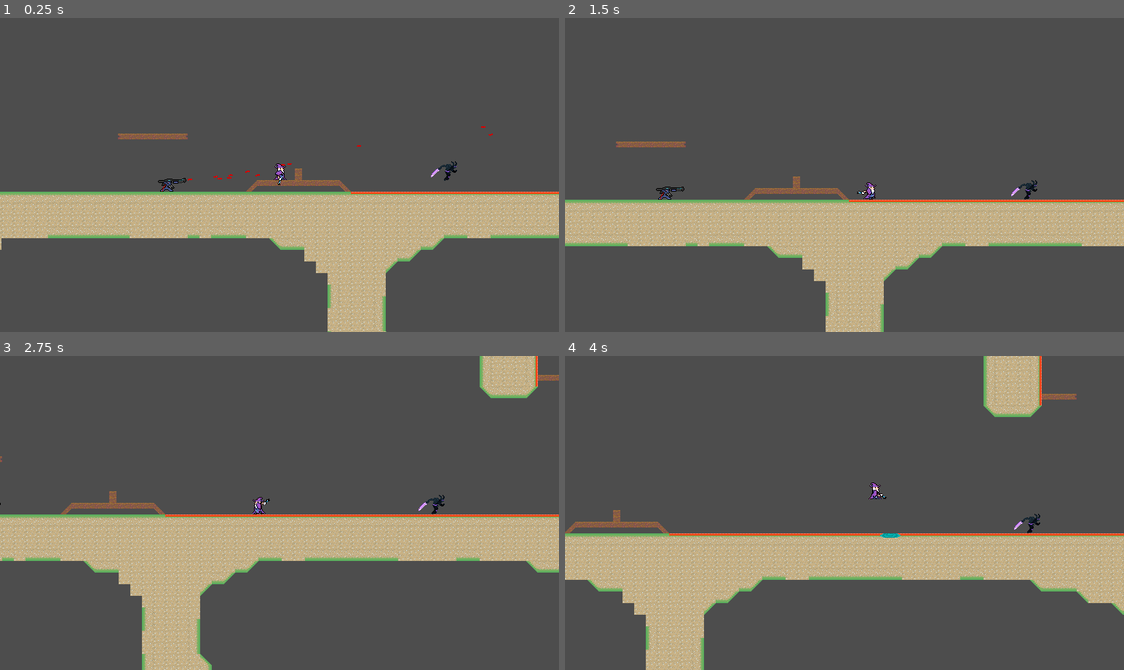
Above: before the commit, frames 1-4 (two rows, left to right).
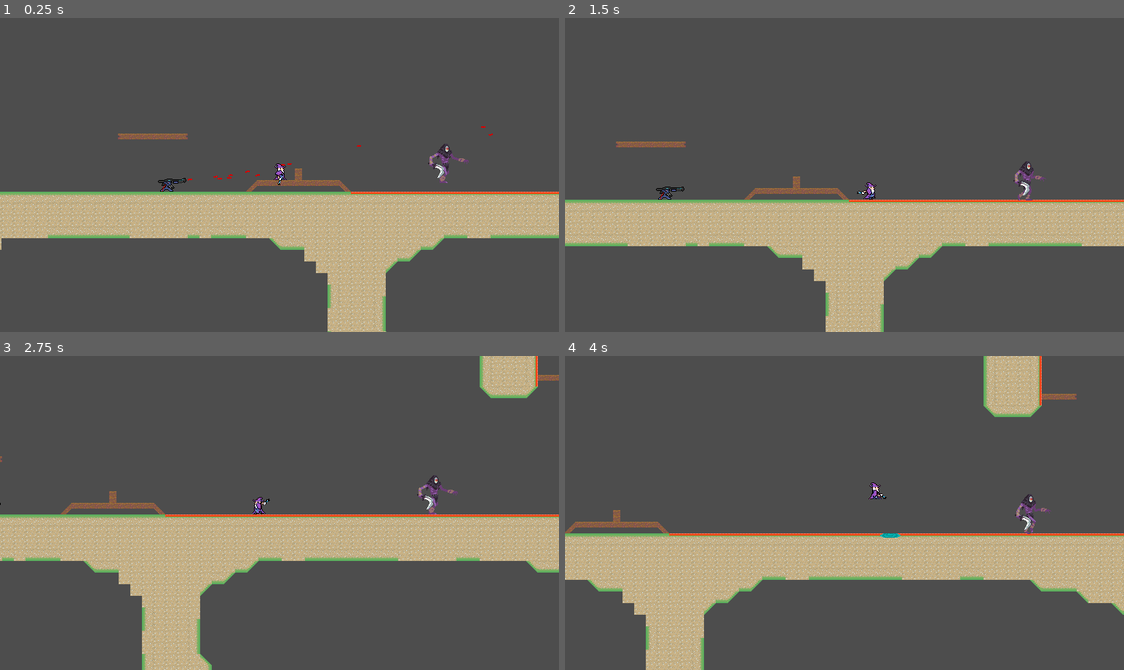
Above: after the commit, the same moments.

Repository: haruo-gabriel/portal2d
Game: Godot game, scene res://levels/test.tscn
Two runs of this game, one before a commit and one after it. Both use one fixed random seed, a clock stepped at 60 frames per second and the inputs below. This scene is started directly instead of the project's main scene.
Inputs (mouse positions are in pixels of both pictures, inside the frame that each line leads up to):
- Up to frame 1 (0.25 s): no input
- Up to frame 2 (1.5 s): move the mouse to (967, 159) at 0.52 s; hold Shift (crouch) 0.53-1.28 s; hold D (move_right) from 0.53 s (still down); tap Space (jump) at 0.77 s; move the mouse to (732, 190) at 1.27 s; click (732, 190) at 1.35 s
- Up to frame 3 (2.75 s): tap Space (jump) at 1.52 s; move the mouse to (335, 443) at 2.02 s; release D (move_right) at 2.03 s; hold A (move_left) from 2.03 s (still down); right-click (335, 443) at 2.1 s
- Up to frame 4 (4 s): move the mouse to (816, 575) at 2.77 s; release A (move_left) at 2.78 s; hold D (move_right) from 2.78 s (still down); tap Shift (crouch) at 2.85 s; tap Space (jump) at 3.02, 3.77 s; move the mouse to (1012, 560) at 3.52 s; click (1012, 560) at 3.6 s

The runs differ from the first frame. In frame 1, 0.3% of the frame differs, in the area x 76-84%, y 40-53%; in frame 2, 0.3%; in frame 3, 0.3%; in frame 4, 0.3%.

Commit message:
Changing enemy animation

Diff:
--- a/godot project/characters/moving_enemy/moving_enemy.tscn
+++ b/godot project/characters/moving_enemy/moving_enemy.tscn
@@ -1,7 +1,7 @@
 [gd_scene load_steps=14 format=3 uid="uid://byybmlwajwfcr"]
 
 [ext_resource type="Script" path="res://characters/moving_enemy/scripts/moving_enemy.gd" id="1_m57l0"]
-[ext_resource type="Texture2D" uid="uid://cgo8xf01k4asg" path="res://characters/moving_enemy/sprites/NightBorne/NightBorne.png" id="2_iuo6y"]
+[ext_resource type="Texture2D" uid="uid://d1h7apix672gt" path="res://characters/moving_enemy/sprites/Bringer-Of-Death/SpriteSheet/Bringer-of-Death-SpritSheet.png" id="2_d76ut"]
 [ext_resource type="Script" path="res://characters/moving_enemy/scripts/states/state_machine.gd" id="3_0kfwn"]
 [ext_resource type="Script" path="res://characters/moving_enemy/scripts/states/searching.gd" id="4_8dwqt"]
 [ext_resource type="Script" path="res://characters/moving_enemy/scripts/states/chasing.gd" id="5_l61f2"]
@@ -9,7 +9,6 @@
 
 [sub_resource type="Animation" id="Animation_8ja54"]
 resource_name = "attack"
-length = 1.2
 tracks/0/type = "value"
 tracks/0/imported = false
 tracks/0/enabled = true
@@ -17,15 +16,15 @@
 tracks/0/interp = 1
 tracks/0/loop_wrap = true
 tracks/0/keys = {
-"times": PackedFloat32Array(0, 0.1, 0.2, 0.3, 0.4, 0.5, 0.6, 0.7, 0.8, 0.9, 1, 1.1),
-"transitions": PackedFloat32Array(1, 1, 1, 1, 1, 1, 1, 1, 1, 1, 1, 1),
+"times": PackedFloat32Array(0, 0.1, 0.2, 0.3, 0.4, 0.5, 0.6, 0.7, 0.8),
+"transitions": PackedFloat32Array(1, 1, 1, 1, 1, 1, 1, 1, 1),
 "update": 1,
-"values": [46, 47, 48, 49, 50, 51, 52, 53, 54, 55, 56, 57]
+"values": [23, 22, 21, 20, 19, 18, 17, 16, 23]
 }
 
 [sub_resource type="Animation" id="Animation_e3tac"]
 resource_name = "chase"
-length = 0.3
+length = 0.43
 loop_mode = 1
 step = 0.05
 tracks/0/type = "value"
@@ -35,15 +34,15 @@
 tracks/0/interp = 1
 tracks/0/loop_wrap = true
 tracks/0/keys = {
-"times": PackedFloat32Array(0, 0.05, 0.1, 0.15, 0.2, 0.25),
-"transitions": PackedFloat32Array(1, 1, 1, 1, 1, 1),
+"times": PackedFloat32Array(0, 0.05, 0.1, 0.15, 0.2, 0.25, 0.3, 0.35),
+"transitions": PackedFloat32Array(1, 1, 1, 1, 1, 1, 1, 1),
 "update": 1,
-"values": [23, 24, 25, 26, 27, 28]
+"values": [15, 14, 13, 12, 11, 10, 9, 8]
 }
 
 [sub_resource type="Animation" id="Animation_w7gkq"]
 resource_name = "search"
-length = 0.6
+length = 0.8
 loop_mode = 1
 tracks/0/type = "value"
 tracks/0/imported = false
@@ -52,10 +51,10 @@
 tracks/0/interp = 1
 tracks/0/loop_wrap = true
 tracks/0/keys = {
-"times": PackedFloat32Array(0, 0.1, 0.2, 0.3, 0.4, 0.5),
-"transitions": PackedFloat32Array(1, 1, 1, 1, 1, 1),
+"times": PackedFloat32Array(0, 0.1, 0.2, 0.3, 0.4, 0.5, 0.6, 0.7),
+"transitions": PackedFloat32Array(1, 1, 1, 1, 1, 1, 1, 1),
 "update": 1,
-"values": [23, 24, 25, 26, 27, 28]
+"values": [15, 14, 13, 12, 11, 10, 9, 8]
 }
 
 [sub_resource type="Animation" id="Animation_p2syn"]
@@ -82,19 +81,20 @@
 }
 
 [sub_resource type="RectangleShape2D" id="RectangleShape2D_uch4w"]
-size = Vector2(20, 36)
+size = Vector2(17, 54)
 
-[sub_resource type="RectangleShape2D" id="RectangleShape2D_23l4l"]
-size = Vector2(27, 48)
+[sub_resource type="RectangleShape2D" id="RectangleShape2D_751if"]
+size = Vector2(78, 76)
 
 [node name="MovingEnemy" type="CharacterBody2D"]
 script = ExtResource("1_m57l0")
 
 [node name="Sprite2D" type="Sprite2D" parent="."]
-position = Vector2(2.08165e-12, -10)
-texture = ExtResource("2_iuo6y")
-hframes = 23
-vframes = 5
+position = Vector2(2.08165e-12, -26)
+texture = ExtResource("2_d76ut")
+offset = Vector2(37, 2.08165e-12)
+hframes = 8
+vframes = 8
 
 [node name="AnimationPlayer" type="AnimationPlayer" parent="."]
 libraries = {
@@ -102,26 +102,29 @@
 }
 
 [node name="CollisionShape2D" type="CollisionShape2D" parent="."]
-position = Vector2(0, -4)
+position = Vector2(-2, -11)
 shape = SubResource("RectangleShape2D_uch4w")
 
 [node name="AttackArea" type="Area2D" parent="."]
 monitoring = false
 
 [node name="CollisionShape2D" type="CollisionShape2D" parent="AttackArea"]
-position = Vector2(23.5, -5)
-shape = SubResource("RectangleShape2D_23l4l")
+position = Vector2(46, -22)
+shape = SubResource("RectangleShape2D_751if")
 
 [node name="FloorCaster" type="RayCast2D" parent="."]
-position = Vector2(10, 0)
+position = Vector2(7, 0)
 
 [node name="PlayerCaster" type="RayCast2D" parent="."]
+position = Vector2(0, -6)
 target_position = Vector2(300, 2.08165e-12)
 
 [node name="PlayerCaster2" type="RayCast2D" parent="."]
+position = Vector2(-1, -6)
 target_position = Vector2(-100, 2.08165e-12)
 
 [node name="AttackCaster" type="RayCast2D" parent="."]
+position = Vector2(0, -6)
 target_position = Vector2(30, 2.08165e-12)
 
 [node name="StateMachine" type="Node" parent="." node_paths=PackedStringArray("initial_state", "entity")]
--- a/godot project/characters/moving_enemy/scripts/attacking.gd
+++ b/godot project/characters/moving_enemy/scripts/attacking.gd
@@ -1,9 +1,9 @@
 
 extends MovingEnemyState
 
-const ATTACK_DELAY: int = 12
-const ATTACK_DURATION: int = 20
-const POST_ATTACK_DELAY: int = 10
+const ATTACK_DELAY: int = 60 * .4
+const ATTACK_DURATION: int = 60 * .3
+const POST_ATTACK_DELAY: int = 60 * .2
 
 const REACH: int = 50
 
@@ -19,7 +19,7 @@
 	post_attack_delay = POST_ATTACK_DELAY
 
 	enemy.animation.play("attack")
-	enemy.animation.seek(.7, true)
+	enemy.animation.seek(0, true)
 
 	enemy.velocity.x = sign(enemy.velocity.x)
 
--- a/godot project/characters/moving_enemy/scripts/moving_enemy.gd
+++ b/godot project/characters/moving_enemy/scripts/moving_enemy.gd
@@ -34,6 +34,7 @@
 
 	can_see_floor.position *= -1
 	sprite.flip_h = not sprite.flip_h
+	sprite.offset.x *= -1
 
 	player_caster.target_position *= -1
 	player_caster2.target_position *= -1
--- a/godot project/levels/level_1/level_scene.tscn
+++ b/godot project/levels/level_1/level_scene.tscn
@@ -63,7 +63,6 @@
 autowrap_mode = 2
 
 [node name="Player" parent="." node_paths=PackedStringArray("tile_map") instance=ExtResource("2_i7aku")]
-position = Vector2(1362, -402)
 tile_map = NodePath("../TileMap")
 metadata/_edit_group_ = true
 
--- a/godot project/levels/level_2/level_scene.tscn
+++ b/godot project/levels/level_2/level_scene.tscn
@@ -16,7 +16,6 @@
 script = ExtResource("1_8mwy2")
 
 [node name="Player" parent="." node_paths=PackedStringArray("tile_map") instance=ExtResource("2_trbgv")]
-position = Vector2(1378, -218)
 tile_map = NodePath("../TileMap")
 metadata/_edit_group_ = true
 
@@ -61,7 +60,7 @@
 damage = 4.0
 
 [node name="MovingEnemy1" parent="." instance=ExtResource("5_g6sfx")]
-position = Vector2(1200, -768)
+position = Vector2(1199, -741)
 can_fall = true
 
 [node name="MovingEnemy2" parent="." instance=ExtResource("5_g6sfx")]
Not shown, added: godot project/characters/moving_enemy/sprites/Bringer-Of-Death/Contact.txt
Binary file added: godot project/characters/moving_enemy/sprites/Bringer-Of-Death/Individual Sprite/Attack/Bringer-of-Death_Attack_1.png
Not shown, added: godot project/characters/moving_enemy/sprites/Bringer-Of-Death/Individual Sprite/Attack/Bringer-of-Death_Attack_1.png.import
Binary file added: godot project/characters/moving_enemy/sprites/Bringer-Of-Death/Individual Sprite/Attack/Bringer-of-Death_Attack_10.png
Not shown, added: godot project/characters/moving_enemy/sprites/Bringer-Of-Death/Individual Sprite/Attack/Bringer-of-Death_Attack_10.png.import
Binary file added: godot project/characters/moving_enemy/sprites/Bringer-Of-Death/Individual Sprite/Attack/Bringer-of-Death_Attack_2.png
Not shown, added: godot project/characters/moving_enemy/sprites/Bringer-Of-Death/Individual Sprite/Attack/Bringer-of-Death_Attack_2.png.import
Binary file added: godot project/characters/moving_enemy/sprites/Bringer-Of-Death/Individual Sprite/Attack/Bringer-of-Death_Attack_3.png
Not shown, added: godot project/characters/moving_enemy/sprites/Bringer-Of-Death/Individual Sprite/Attack/Bringer-of-Death_Attack_3.png.import
Binary file added: godot project/characters/moving_enemy/sprites/Bringer-Of-Death/Individual Sprite/Attack/Bringer-of-Death_Attack_4.png
Not shown, added: godot project/characters/moving_enemy/sprites/Bringer-Of-Death/Individual Sprite/Attack/Bringer-of-Death_Attack_4.png.import
Binary file added: godot project/characters/moving_enemy/sprites/Bringer-Of-Death/Individual Sprite/Attack/Bringer-of-Death_Attack_5.png
(and 223 more such lines)
